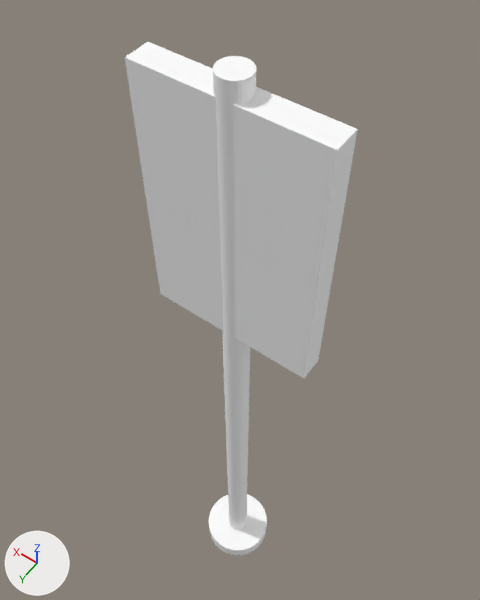
Renders of the glTF model godot/models/bus_stop_sign.glb from each side of a commit.
Camera for both pictures: a 50 mm camera at (-0.72, 0.99, 3.49) aimed at (0.15, -0.23, 1.57). Every picture has the same lights, and +X, +Y and +Z are marked at lower left. The first picture is the older version. Vertices at exactly the same position are counted once.

Before the edit, the objects in view are built like this:
```python
me_foot = bpy.data.meshes.new('foot')
me_foot.from_pydata(...)  # a 32-sided cylinder along z spanning x -0.15..0.15, y -0.15..0.15, z -0.04..0.04
me_foot.materials.append(mat_metal_dark)  # white #ffffff
me_pole = bpy.data.meshes.new('pole')
me_pole.from_pydata(...)  # a 32-sided cylinder along z spanning x -0.05..0.05, y -0.05..0.05, z -1.35..1.35
me_pole.materials.append(mat_metal)  # white #ffffff
me_sign = bpy.data.meshes.new('sign')
me_sign.from_pydata(...)  # a box spanning x -0.275..0.275, y -0.04..0.04, z -0.425..0.425
me_sign.materials.append(mat_metal)  # white #ffffff
ob_foot = bpy.data.objects.new('foot', me_foot)
ob_foot.location = (0.0, 0.0, 0.04)
ob_pole = bpy.data.objects.new('pole', me_pole)
ob_pole.location = (0.0, 0.0, 1.35)
ob_sign = bpy.data.objects.new('sign', me_sign)
ob_sign.location = (0.0, 0.0, 2.22)
```
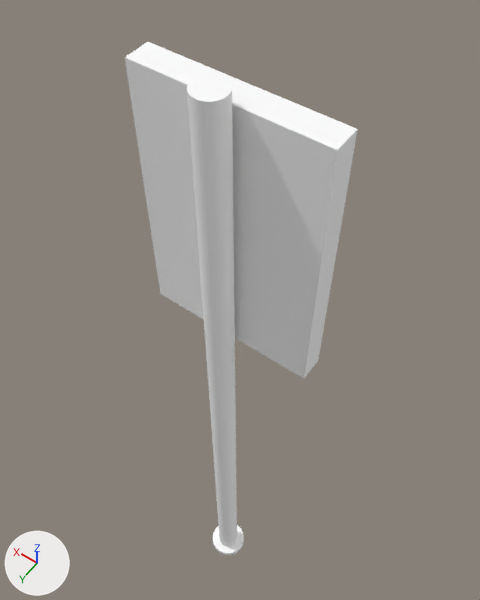
What the commit changed:
me_foot is used by ob_foot; location (0.0, 0.0, 0.04).
me_foot had 64 vertices, 124 faces and spanned x -0.15..0.15, y -0.15..0.15, z -0.04..0.04.
me_foot now has 64 vertices, 124 faces and spans x -0.08..0.08, y -0.08..0.08, z -0.015..0.015.
me_foot part 1: the whole mesh is rebuilt.
Object 'foot' (ob_foot) moves from (0.0, 0.0, 0.04) to (0.0, 0.085, 0.015).
Object 'pole' (ob_pole) moves from (0.0, 0.0, 1.35) to (0.0, 0.085, 1.35).

Boxes [x1, y1, x2, y2] around the edits, measured in the pictures (480 x 600 px):
'pole', moved: before [213, 56, 256, 529]; after [187, 75, 237, 546]
'foot', reshaped, moved (46% narrower, 50% shorter): before [209, 494, 267, 555]; after [213, 525, 244, 555]
